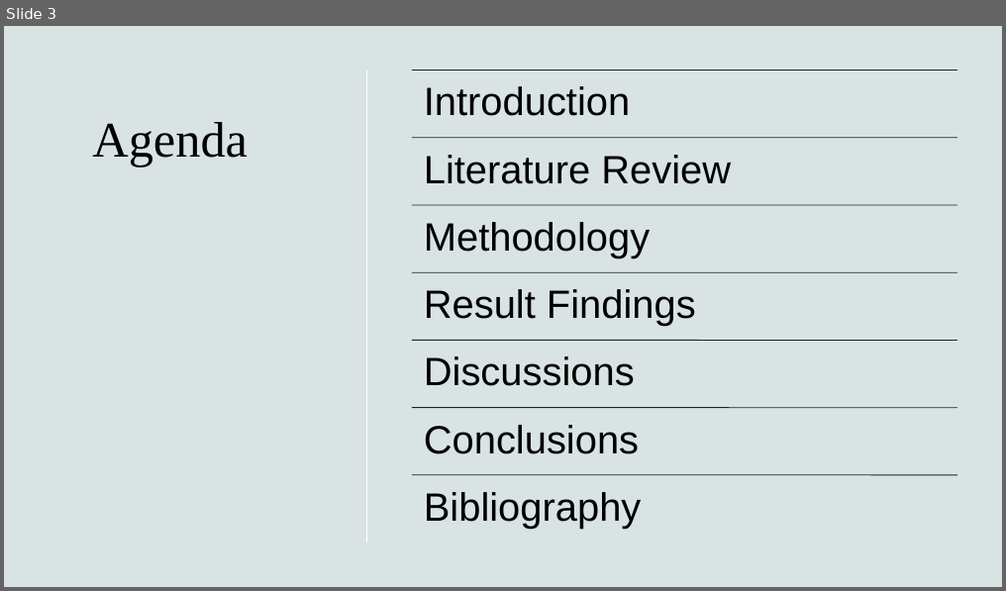
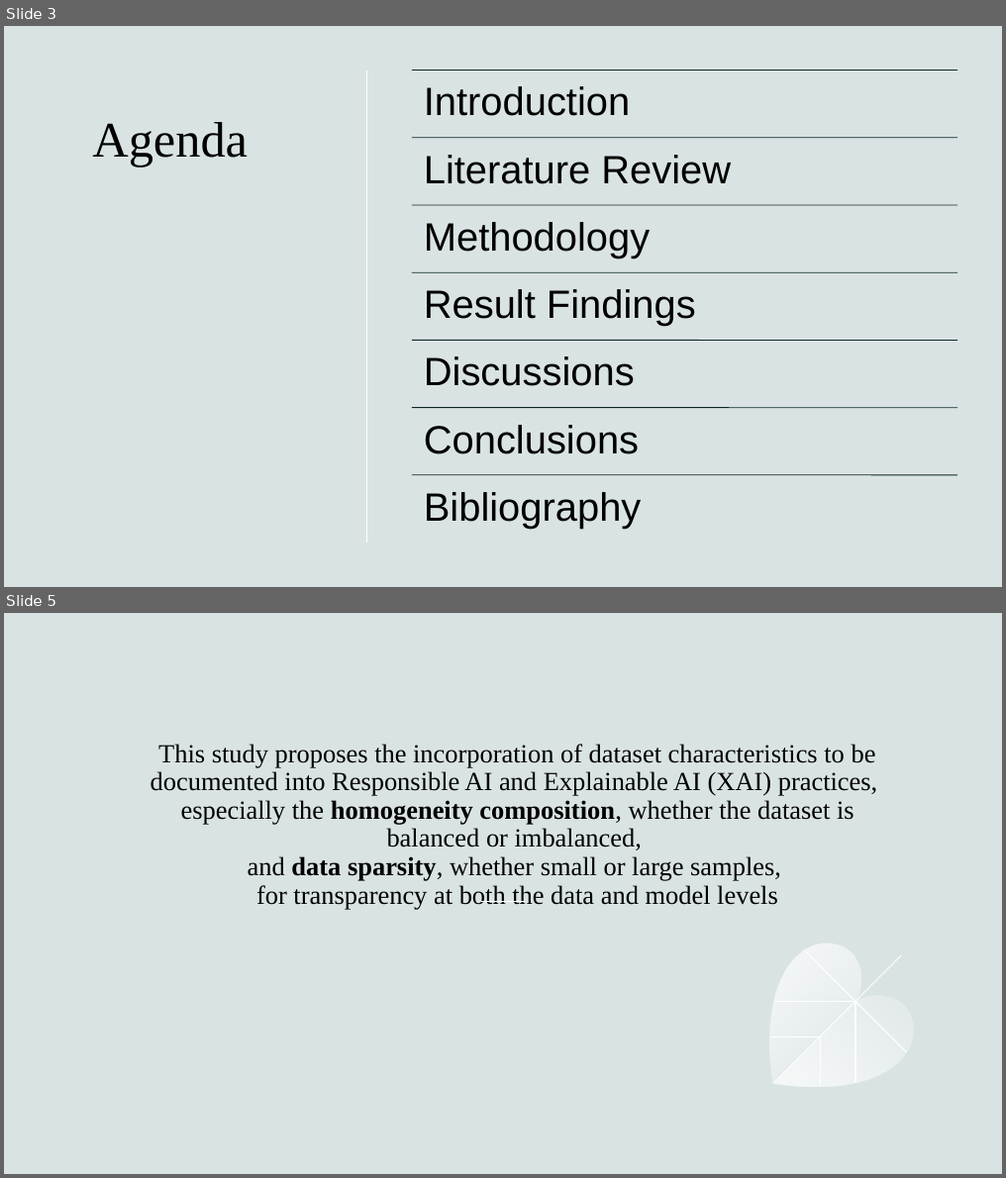
Before and after one commit to hennypurwadi/Imbalanced-or-Balanced-Dataset-Composition, a slide deck: 202370140_XAI_Presentation_1.pptx. Shown one above the other, each under a label of ours: slide 3 before the commit, slides 3 and 5 after it; the slides between them are not shown. The pictures are 1006x591 and 1006x1178 pixels, drawn with LibreOffice and Linux fonts; fonts in the diff are those of the drawing. Boxes give left, top, right and bottom in pixels: in the first picture for what was removed or moved away, otherwise in the second. Text is boxed around its words. In the diff, an @@ line names an element or a change of style, - is before the commit and + after.

```diff
--- a/202370140_XAI_Presentation_1.pptx
+++ b/202370140_XAI_Presentation_1.pptx
@@ slide 5 added at (4, 613, 1002, 1174), background #DAE3E3 @@
@@ rectangle added at (4, 613, 1002, 1174), fill #DAE3E3 @@
@@ rectangle added at (503, 613, 1002, 1174), fill #FFFFFF @@
@@ title added at (151, 744, 877, 909), 25.2 pt, text #000000 @@
+This study proposes the incorporation of dataset characteristics to be documented into Responsible AI and Explainable AI (XAI) practices,
+especially the homogeneity composition, whether the dataset is balanced or imbalanced,
+and data sparsity, whether small or large samples,
+for transparency at both the data and model levels
@@ line added from (481, 902) to (525, 902), #FFFFFF 1 pt @@
@@ group added at (722, 928, 930, 1135): 4 freeform shapes, 2 lines @@
```
Also in this commit, not shown: 1 slide changed.
